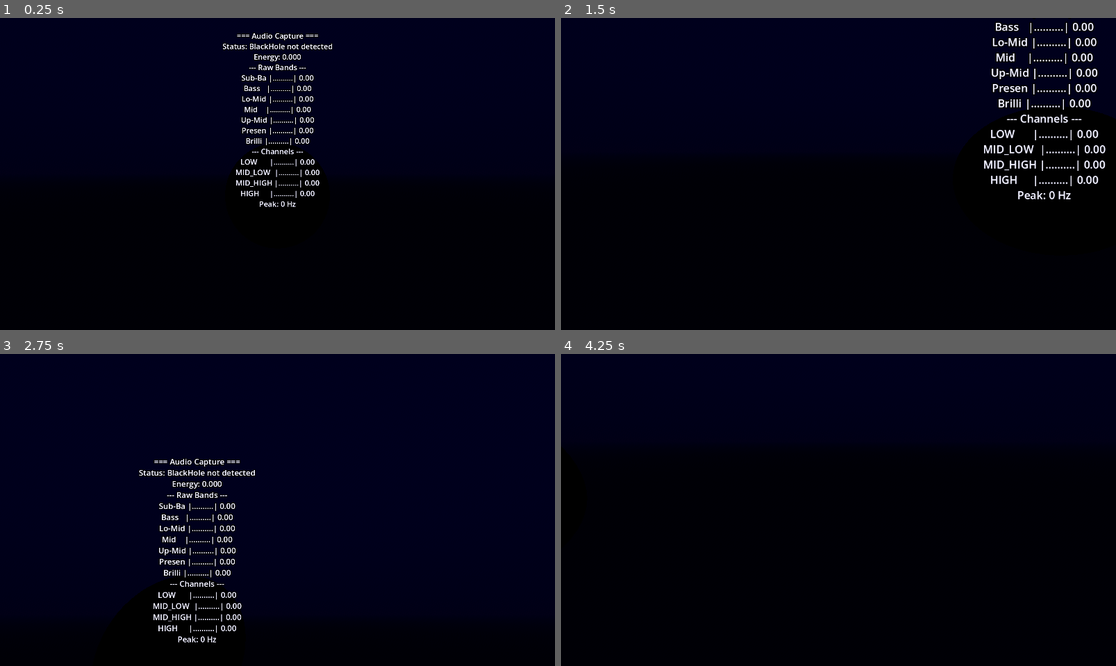
Above: before the commit, frames 1-4 (two rows, left to right).
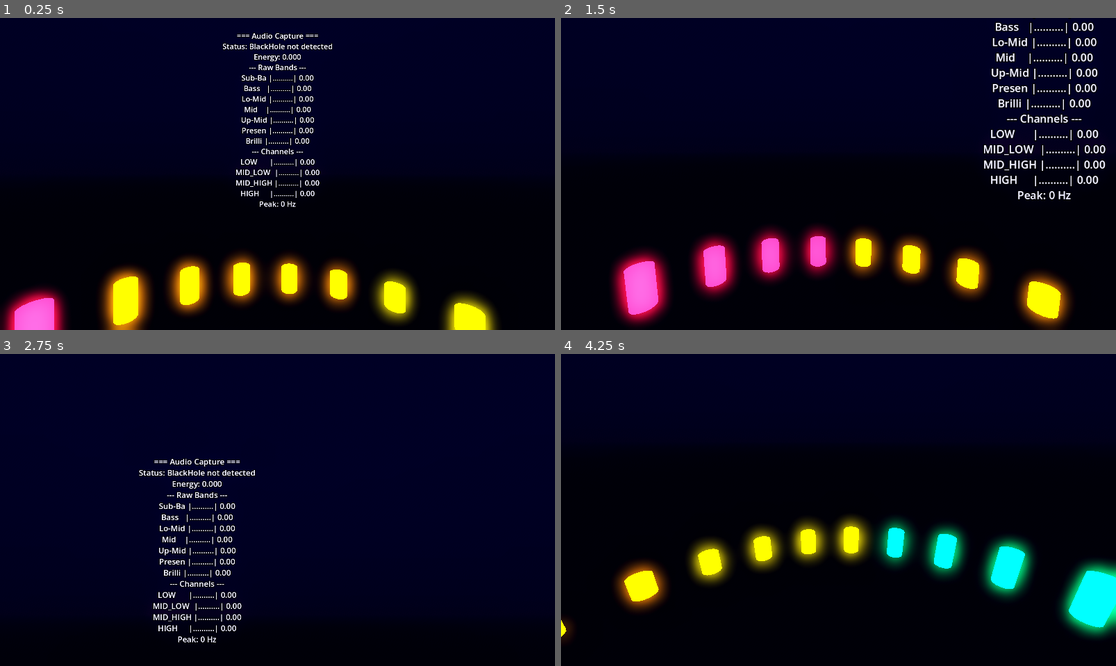
Above: after the commit, the same moments.

Repository: kquizz/vr-visualizer
Game: Godot game, scene res://scenes/main.tscn
Two runs of this game, one before a commit and one after it. Both use one fixed random seed, a clock stepped at 60 frames per second and the inputs below.
Inputs (mouse positions are in pixels of both pictures, inside the frame that each line leads up to):
- Up to frame 1 (0.25 s): no input
- Up to frame 2 (1.5 s): tap Enter at 0.5 s; move the mouse to (960, 158) at 0.52 s; tap Space at 1.25 s; move the mouse to (727, 189) at 1.27 s
- Up to frame 3 (2.75 s): move the mouse to (333, 441) at 2.02 s
- Up to frame 4 (4.25 s): tap Enter at 2.75 s; move the mouse to (810, 572) at 2.77 s; move the mouse to (1005, 556) at 3.52 s

The runs differ from the first frame. In frame 1, 10% of the frame differs, in the area x 0-90%, y 40-100%; in frame 2, 13%, in the area x 9-100%, y 28-100%; in frame 3, 1.5%; in frame 4, 10%.

Commit message:
feat(03-02): wire ModeManager into scene tree with glow tuning
- Add ModeContainer Node3D to vr_scene.tscn for mode scene placement
- Wire _setup_mode_manager() in main.gd via call_deferred after XR init
- Remove early return in macOS branch so deferred call always registers
- Tune glow for emission-heavy bars on Mobile renderer (intensity 0.8, strength 1.5, bloom 0.3, HDR threshold 0.8)
- Remove TestReactiveMesh and its sub-resources (replaced by mode system)

Diff:
--- a/scenes/vr_scene.tscn
+++ b/scenes/vr_scene.tscn
@@ -1,7 +1,6 @@
-[gd_scene load_steps=8 format=3]
+[gd_scene load_steps=5 format=3]
 
 [ext_resource type="Script" path="res://scripts/fallback_camera.gd" id="fallback_camera_script"]
-[ext_resource type="Shader" path="res://shaders/test_reactive.gdshader" id="test_reactive_shader"]
 [ext_resource type="Script" path="res://scripts/debug_overlay.gd" id="debug_overlay_script"]
 
 
@@ -22,14 +21,10 @@
 ambient_light_energy = 0.8
 tonemap_mode = 2
 glow_enabled = true
-glow_intensity = 0.4
-
-[sub_resource type="SphereMesh" id="SphereMesh_test01"]
-radius = 0.5
-height = 1.0
-
-[sub_resource type="ShaderMaterial" id="ShaderMaterial_reactive01"]
-shader = ExtResource("test_reactive_shader")
+glow_intensity = 0.8
+glow_strength = 1.5
+glow_bloom = 0.3
+glow_hdr_threshold = 0.8
 
 [node name="VRScene" type="Node3D"]
 
@@ -46,10 +41,7 @@
 current = false
 script = ExtResource("fallback_camera_script")
 
-[node name="TestReactiveMesh" type="MeshInstance3D" parent="."]
-transform = Transform3D(1, 0, 0, 0, 1, 0, 0, 0, 1, 0, 1.5, -2)
-mesh = SubResource("SphereMesh_test01")
-material_override = SubResource("ShaderMaterial_reactive01")
+[node name="ModeContainer" type="Node3D" parent="."]
 
 [node name="DebugOverlay" type="Node3D" parent="."]
 script = ExtResource("debug_overlay_script")
--- a/scripts/main.gd
+++ b/scripts/main.gd
@@ -9,19 +9,26 @@
 	if OS.get_name() == "macOS":
 		print("macOS detected - forcing flat screen preview mode")
 		_enable_flat_screen()
-		return
+	else:
+		xr_interface = XRServer.find_interface("OpenXR")
+		if xr_interface and xr_interface.initialize():
+			print("OpenXR initialized - VR mode active")
+			DisplayServer.window_set_vsync_mode(DisplayServer.VSYNC_DISABLED)
+			get_viewport().use_xr = true
+			xr_active = true
+		else:
+			print("No XR runtime - flat screen preview mode")
+			_enable_flat_screen()
 
-	xr_interface = XRServer.find_interface("OpenXR")
-	if xr_interface and xr_interface.initialize():
-		print("OpenXR initialized - VR mode active")
-		DisplayServer.window_set_vsync_mode(DisplayServer.VSYNC_DISABLED)
-		get_viewport().use_xr = true
-		xr_active = true
-	else:
-		print("No XR runtime - flat screen preview mode")
-		_enable_flat_screen()
+	# Set up ModeManager after XR/flat-screen init, deferred so scene tree is ready
+	call_deferred("_setup_mode_manager")
 
 func _enable_flat_screen():
 	get_viewport().use_xr = false
 	$VRScene/FallbackCamera3D.current = true
 	print("Flat screen camera active")
+
+func _setup_mode_manager() -> void:
+	var container := $VRScene/ModeContainer
+	ModeManager.set_container(container)
+	ModeManager.switch_to("spectrum_bars")
